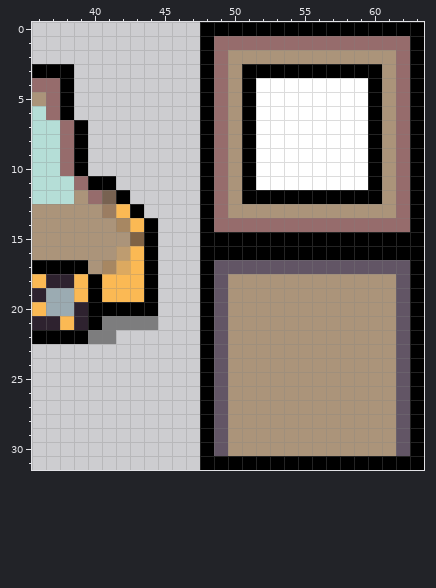
Edited in one commit: pixel-art file (Project Games/TastyRoad_main/Assets/Sprites/Vehicles.aseprite). This is how it looked before the edit.
64x32 pixels, 1 frame. Colours within 5 levels of each other are drawn and written as one. Shown: x 36..63, y 0..31.
New version:
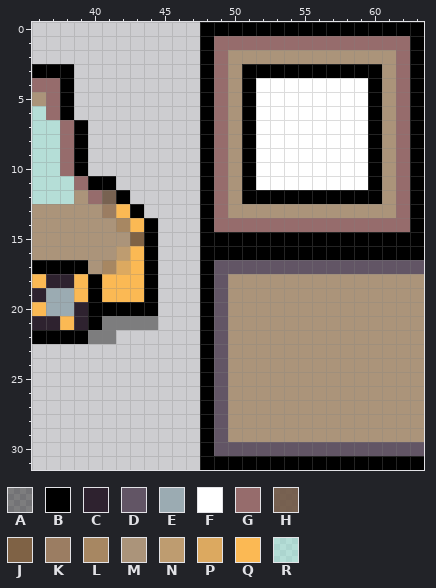
Palette (. is transparent): A #00000064  B #000000  C #2e222f  D #625565  E #9babb2  F #ffffff  G #966c6c  H #6d5441e2  J #7f6245  K #9b7d62  L #a78762  M #ab947a  N #be9c70  P #dca960  Q #fbb954  R #8ff8e264
What changed:
Layer "player":
y 17: x 63 B -> D
y 18..29: x 62..63 DB -> MM
y 30: x 50..61 MMMMMMMMMMMM -> DDDDDDDDDDDD; x 63 B -> D
